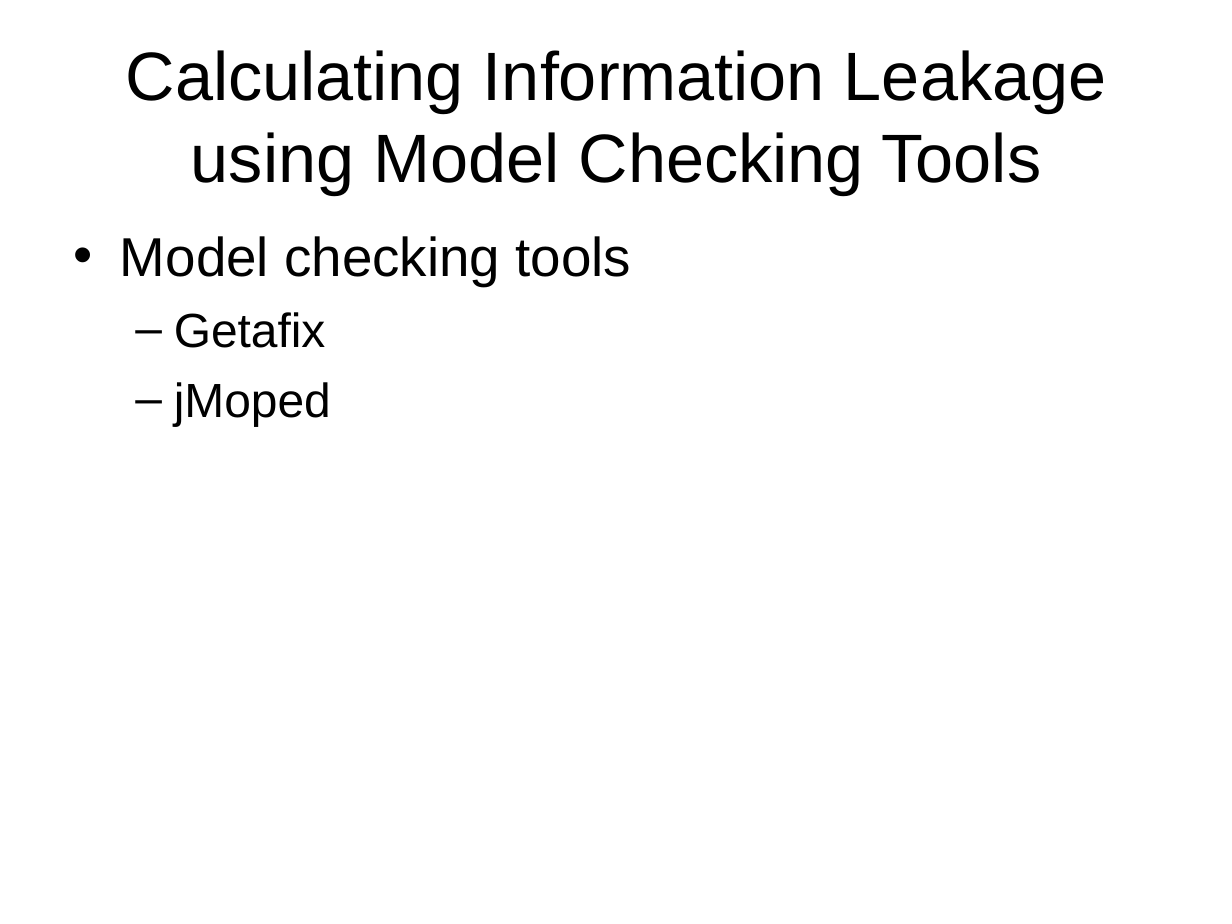
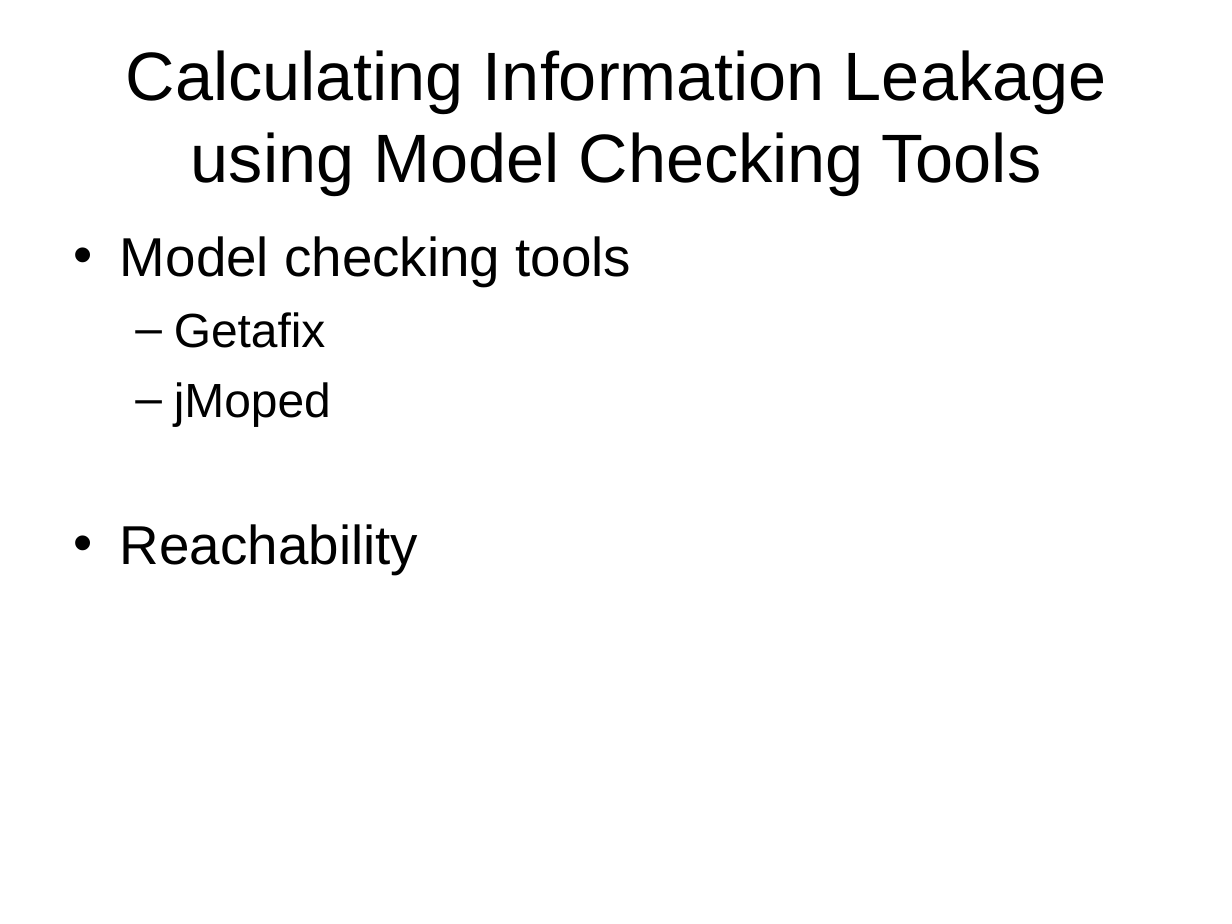
Before and after one commit to chenjiia/Thesis, a slide deck: slide 4 of thesis_presentation/presentation.ppt. Drawn at 1232x924 pixels with LibreOffice and Linux fonts; fonts in the diff are those of the drawing. Boxes give left, top, right and bottom in pixels: in the first picture for what was removed or moved away, otherwise in the second. Text is boxed around its words. In the diff, an @@ line names an element or a change of style, - is before the commit and + after.

```diff
--- a/thesis_presentation/presentation.ppt
+++ b/thesis_presentation/presentation.ppt
@@ text at [120,524,418,574]: paragraph added @@
+• Reachability
```
Also in this commit, not shown: 3 other slides changed, 4 slides added, 1 slide removed.
